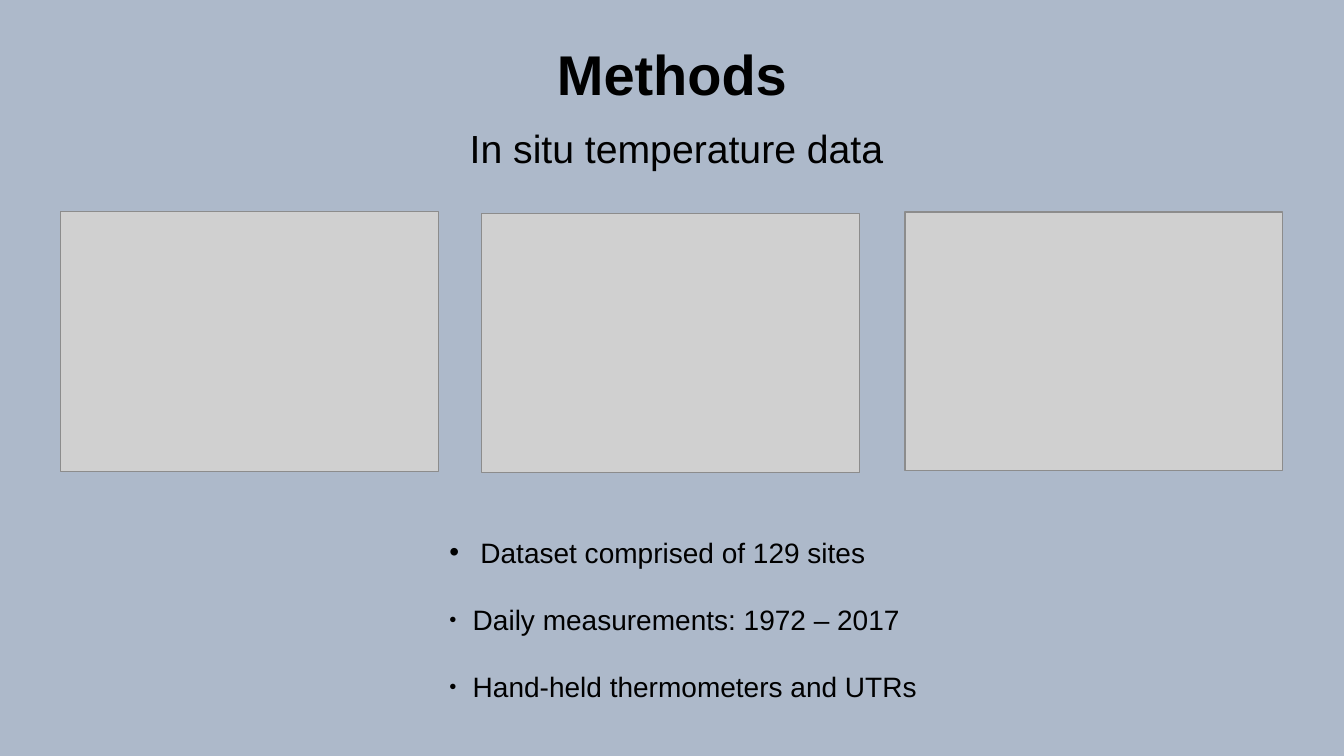
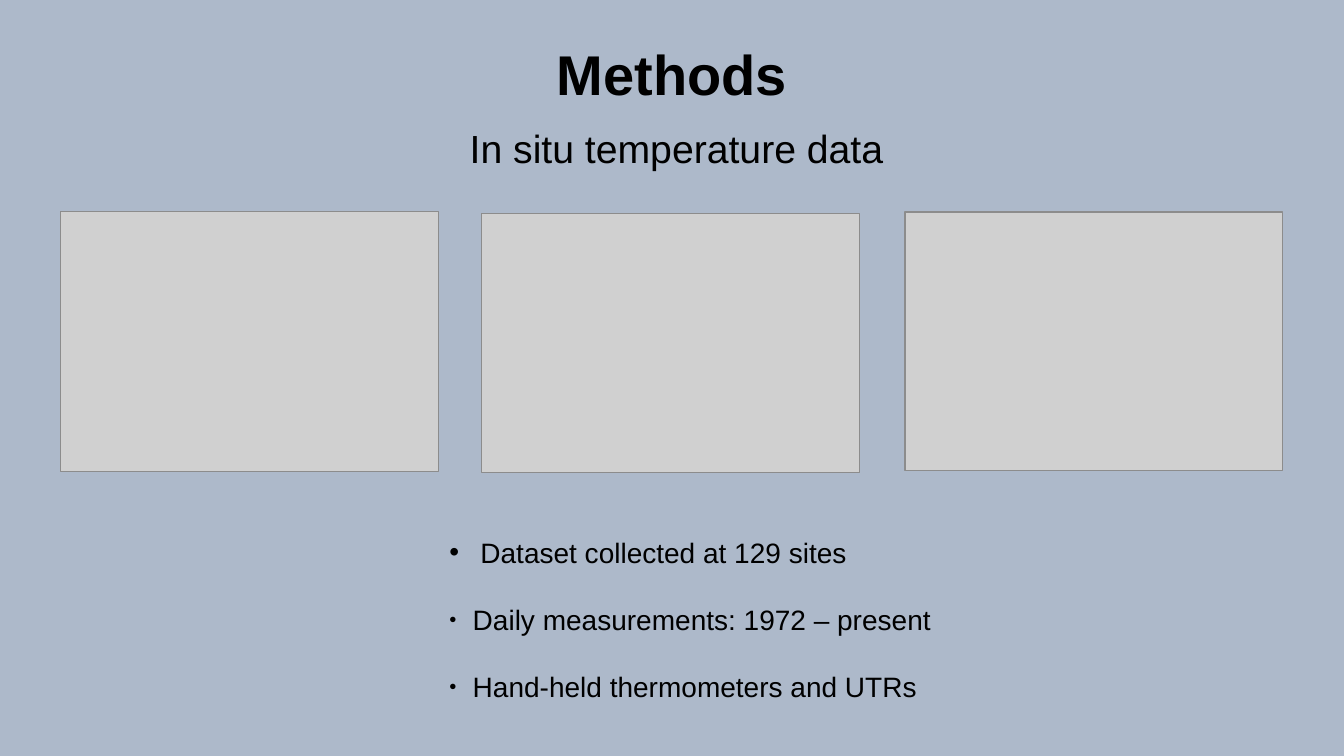
Before and after one commit to AmierohAbrahams/Upwelling_MCS, a slide deck: slide 6 of Presentation/Amieroh_P_new.pptx. Drawn at 1344x756 pixels with LibreOffice and Linux fonts; fonts in the diff are those of the drawing; grey boxes stand for pictures. Boxes give left, top, right and bottom in pixels: in the first picture for what was removed or moved away, otherwise in the second. Text is boxed around its words. In the diff, an @@ line names an element or a change of style, - is before the commit and + after.

```diff
--- a/Presentation/Amieroh_P_new.pptx
+++ b/Presentation/Amieroh_P_new.pptx
@@ text at <box>473,542,930,635</box>: text changed @@
-• Dataset comprised of 129 sites
-● Daily measurements: 1972 – 2017
+• Dataset collected at 129 sites
+● Daily measurements: 1972 – present
```
Also in this commit, not shown: 4 other slides changed, 1 slide added, 1 other file.
